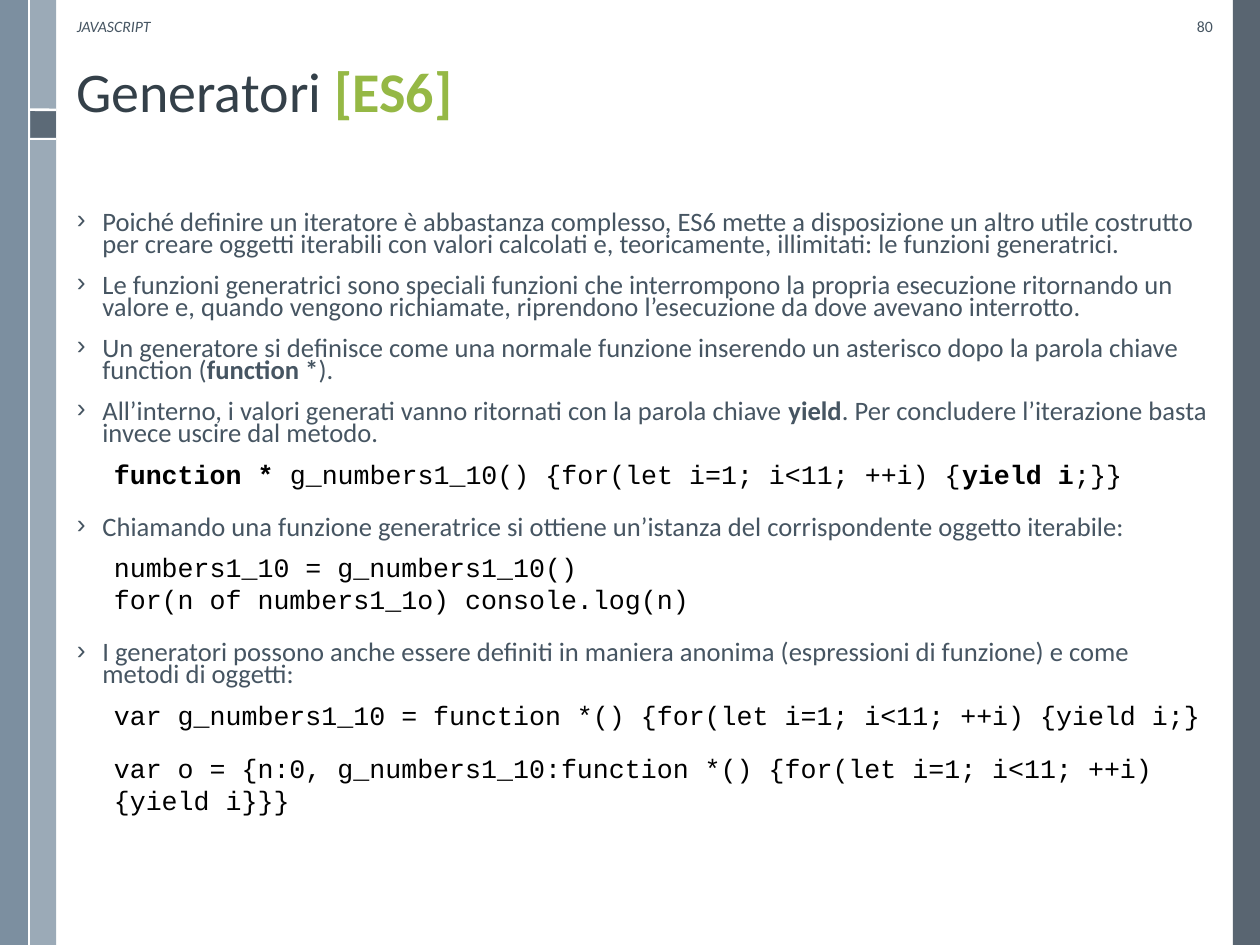
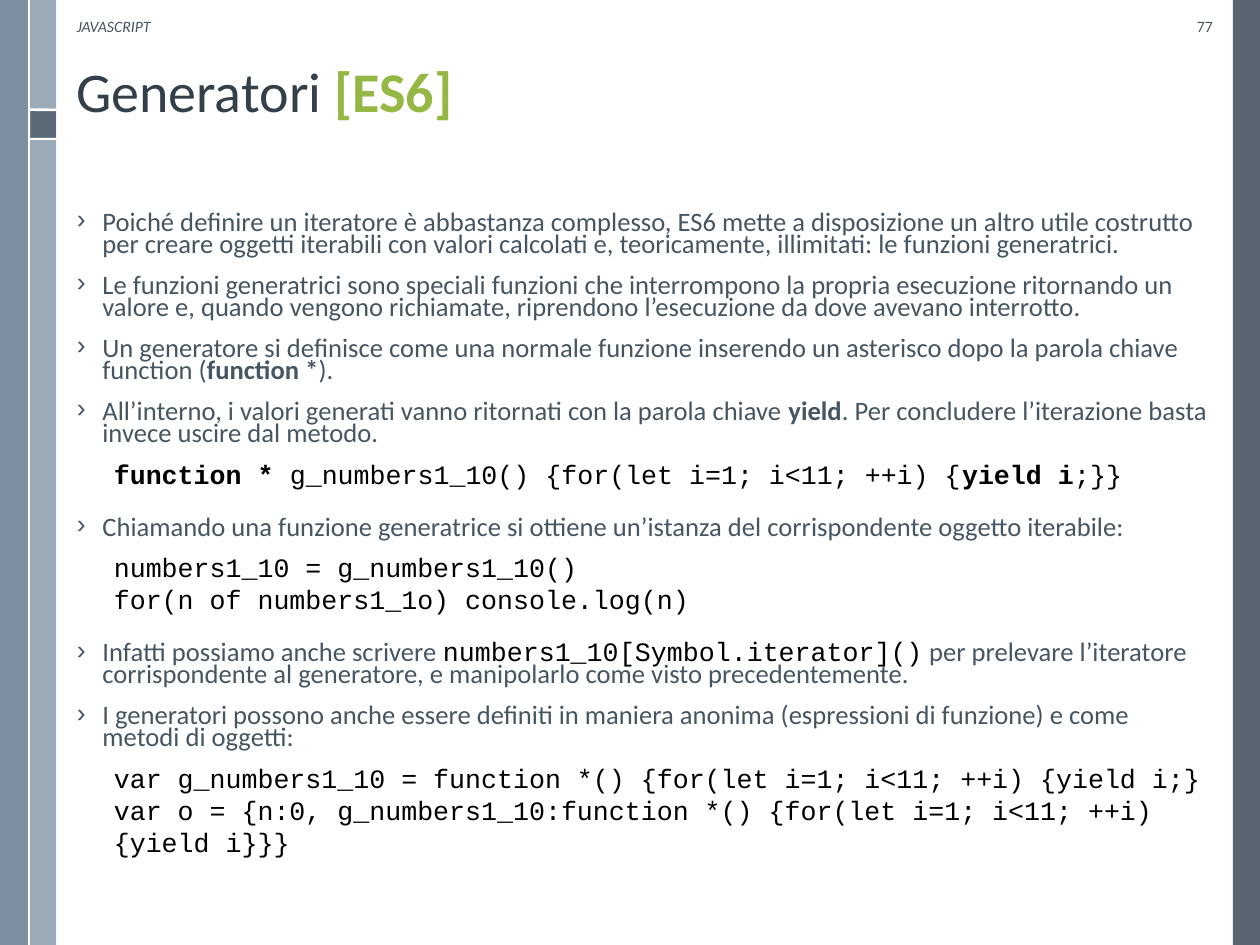
Before and after one commit to WebEngineering-Univaq/WE_Lecture_Slides, a slide deck: slide 77 of Javascript.pptx (slide 80 before the commit). Drawn at 1260x945 pixels with LibreOffice and Linux fonts; fonts in the diff are those of the drawing; background and template pictures are left out. Boxes give left, top, right and bottom in pixels: in the first picture for what was removed or moved away, otherwise in the second. Text is boxed around its words. In the diff, an @@ line names an element or a change of style, - is before the commit and + after.

```diff
--- a/Javascript.pptx
+++ b/Javascript.pptx
@@ page number at [1197,22,1213,32]: text changed @@
-80
+77
@@ text at [102,642,1187,688]: paragraph added @@
+› Infatti possiamo anche scrivere numbers1_10[Symbol.iterator]() per prelevare l’iteratore corrispondente al generatore, e manipolarlo come visto precedentemente.
@@ text at [114,769,1200,858]: text changed @@
-var g_numbers1_10 = function *() {for(let i=1; i<11; ++i) {yield i;}
-var o = {n:0, g_numbers1_10:function *() {for(let i=1; i<11; ++i) {yield i}}}
+var g_numbers1_10 = function *() {for(let i=1; i<11; ++i) {yield i;}
+var o = {n:0, g_numbers1_10:function *() {for(let i=1; i<11; ++i) {yield i}}}
```
Also in this commit, not shown: 24 other slides changed, 1 other file.
